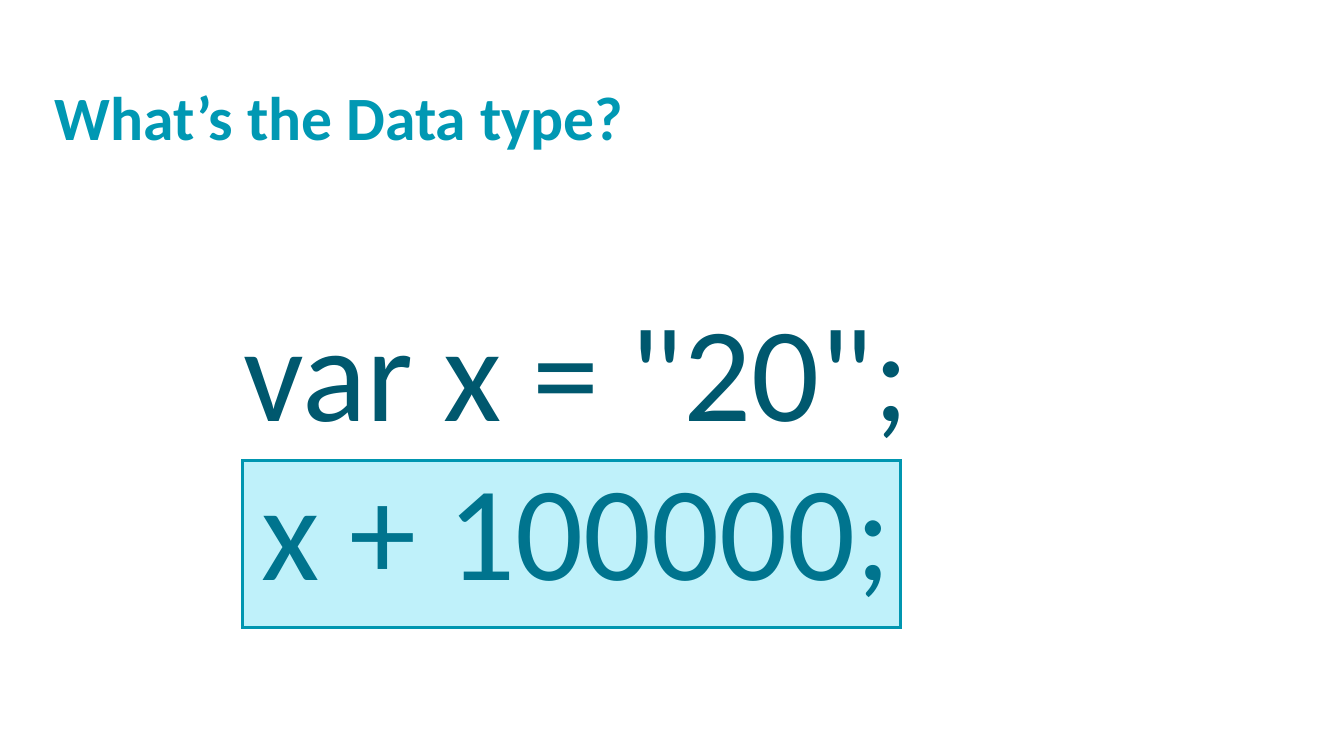
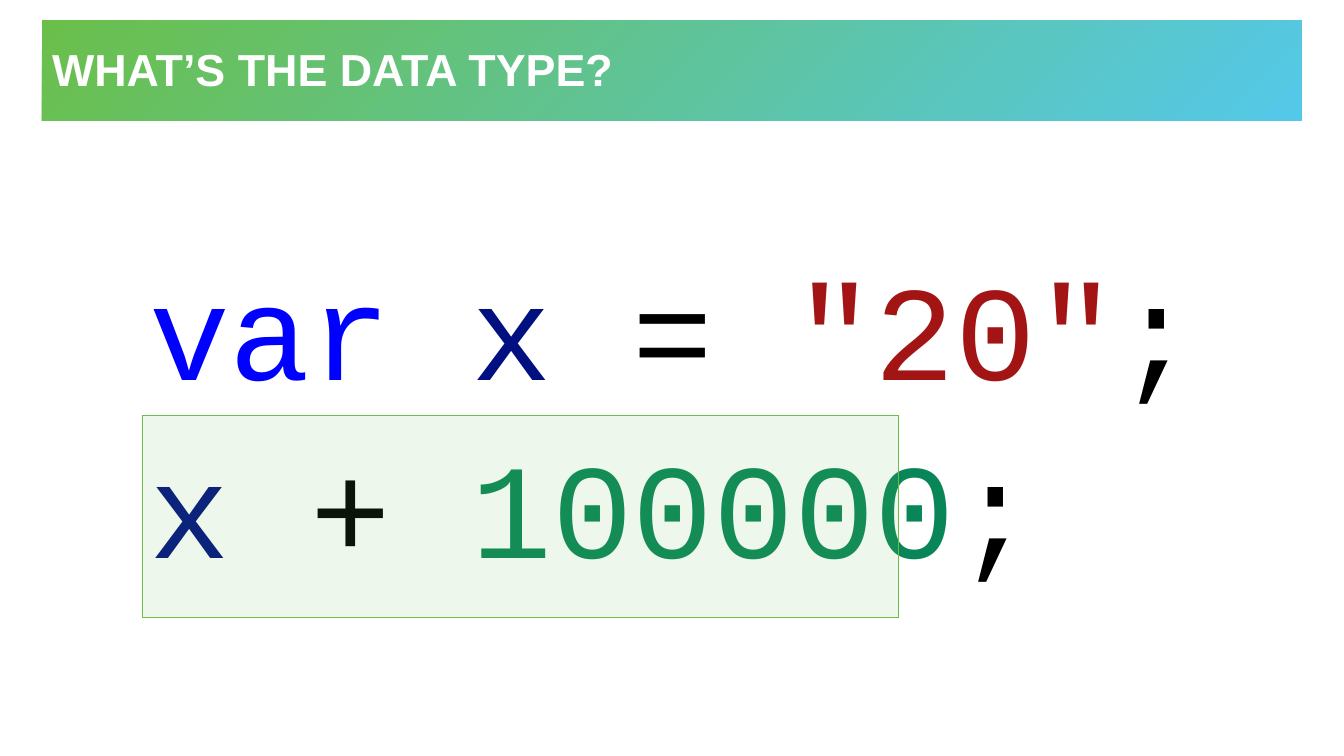
Before and after one commit to hytechclub/web-102, a slide deck: slide 12 of Week03/Review.pptx. Drawn at 1344x756 pixels with LibreOffice and Linux fonts; fonts in the diff are those of the drawing; background and template pictures are left out. Boxes give left, top, right and bottom in pixels: in the first picture for what was removed or moved away, otherwise in the second. Text is boxed around its words. In the diff, an @@ line names an element or a change of style, - is before the commit and + after.

Commit message:
update ppts wk 3

```diff
--- a/Week03/Review.pptx
+++ b/Week03/Review.pptx
@@ title "WHAT’S THE DATA TYPE?": place and size @@
-title "WHAT’S THE DATA TYPE?" at (55, 95, 623, 150)
+title "WHAT’S THE DATA TYPE?" at (42, 20, 1303, 121)
@@ title "WHAT’S THE DATA TYPE?" at (42, 20, 1303, 121): vertical alignment top to middle; fill none to gradient #6ABF4B to #54C8E8 @@
@@ title at (52, 54, 612, 87): text changed; size 44 to 32 pt; font Calibri to Arial; text colour #0098B2 to #FFFFFF @@
-What’s the Data type?
+WHAT’S THE DATA TYPE?
@@ text "var x = "20";": place and size @@
-text "var x = "20";" at (243, 330, 909, 597)
+text "var x = "20";" at (149, 284, 1197, 594)
@@ text "var x = "20";" at (149, 284, 1197, 594): font Calibri to Courier New; text colour #00586E to #0000FF in "var"; text colour #00586E to #001080 in "x", "x"; text colour #00586E to #000000 in "= "20";", "+ 100000;"; text colour #00586E to #A31515 in ""20";"; text colour #00586E to #098658 in "100000;"; alignment centre to left; indent changed; line spacing 0.9 to 1; more space between paragraphs; vertical alignment top to middle @@
@@ rectangle: place and size @@
-rectangle at (242, 461, 900, 628)
+rectangle at (143, 415, 899, 617)
@@ rectangle at (143, 415, 899, 617): fill #00CBEE at 25% opacity to #6ABF4B at 11% opacity; outline #0096B0 2 pt to #6ABF4B 1 pt @@
```
Also in this commit, not shown: 14 other slides changed, 1 slide added, 1 slide removed, 5 other files.
